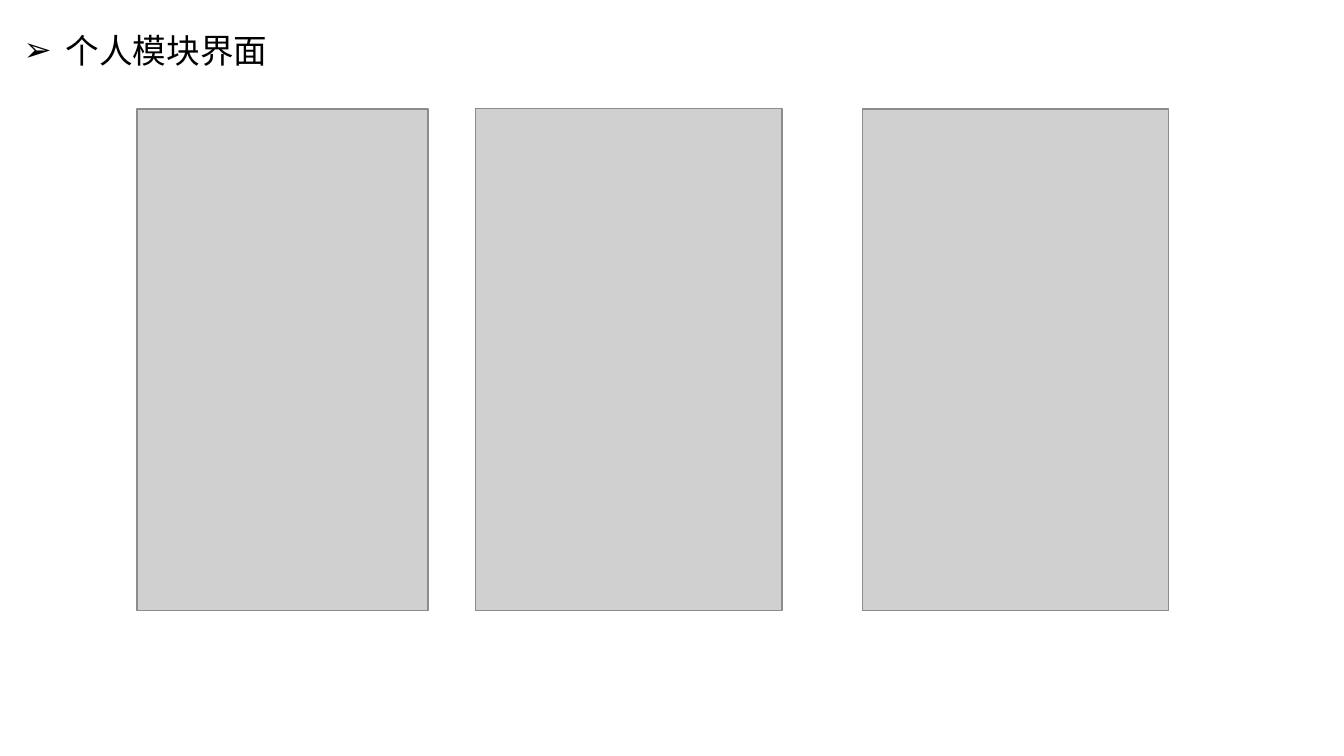
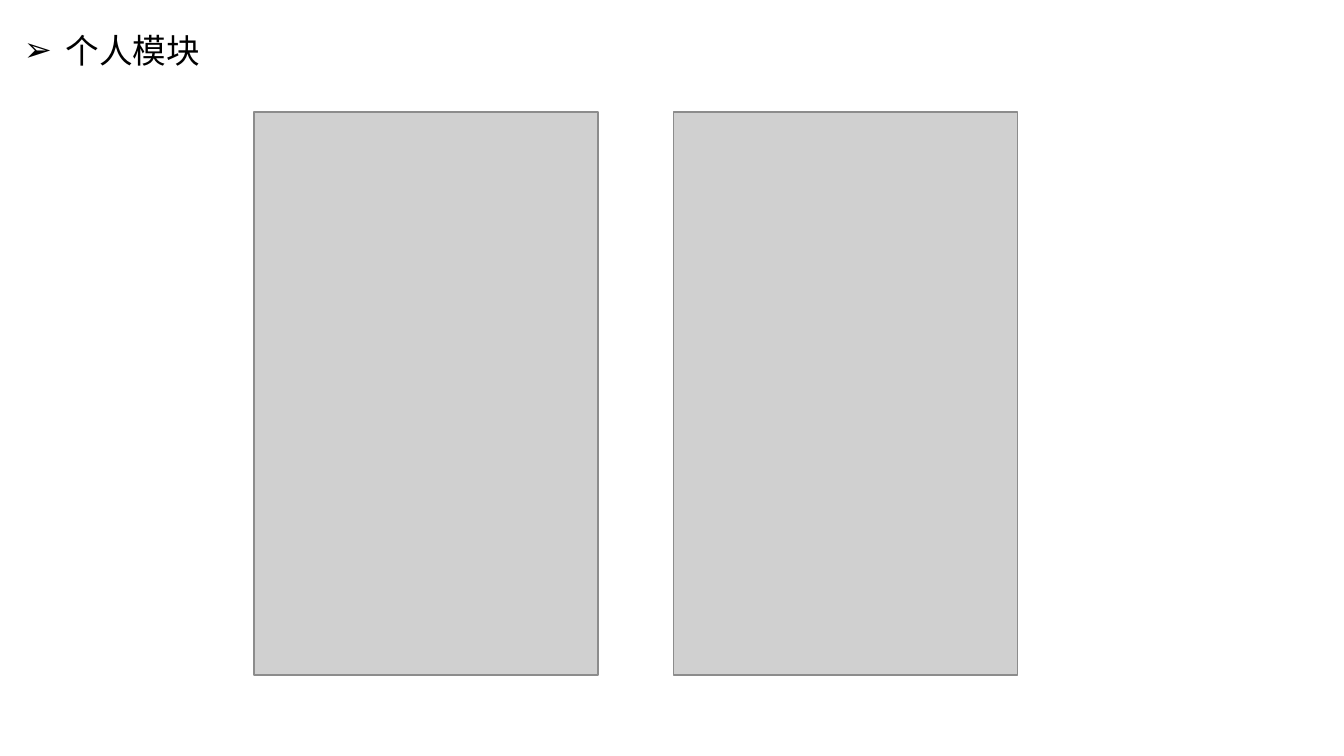
Before and after one commit to wenwudeng/MyDocument, a slide deck: slide 13 of 中期答辩/宠物生活APP的设计与实现.pptx (slide 12 before the commit). Drawn at 1344x756 pixels with LibreOffice and Linux fonts; fonts in the diff are those of the drawing; grey boxes stand for pictures. Boxes give left, top, right and bottom in pixels: in the first picture for what was removed or moved away, otherwise in the second. Text is boxed around its words. In the diff, an @@ line names an element or a change of style, - is before the commit and + after.

```diff
--- a/中期答辩/宠物生活APP的设计与实现.pptx
+++ b/中期答辩/宠物生活APP的设计与实现.pptx
@@ text at [66, 34, 200, 66]: text changed @@
-➢ 个人模块界面
+➢ 个人模块
@@ picture removed at [137, 109, 429, 610] @@
@@ picture: place and size @@
-picture at [476, 109, 782, 610]
+picture at [254, 112, 598, 675]
@@ picture added at [673, 112, 1017, 675] @@
@@ picture removed at [863, 109, 1169, 610] @@
```
Also in this commit, not shown: 9 other slides changed, 1 slide added.
